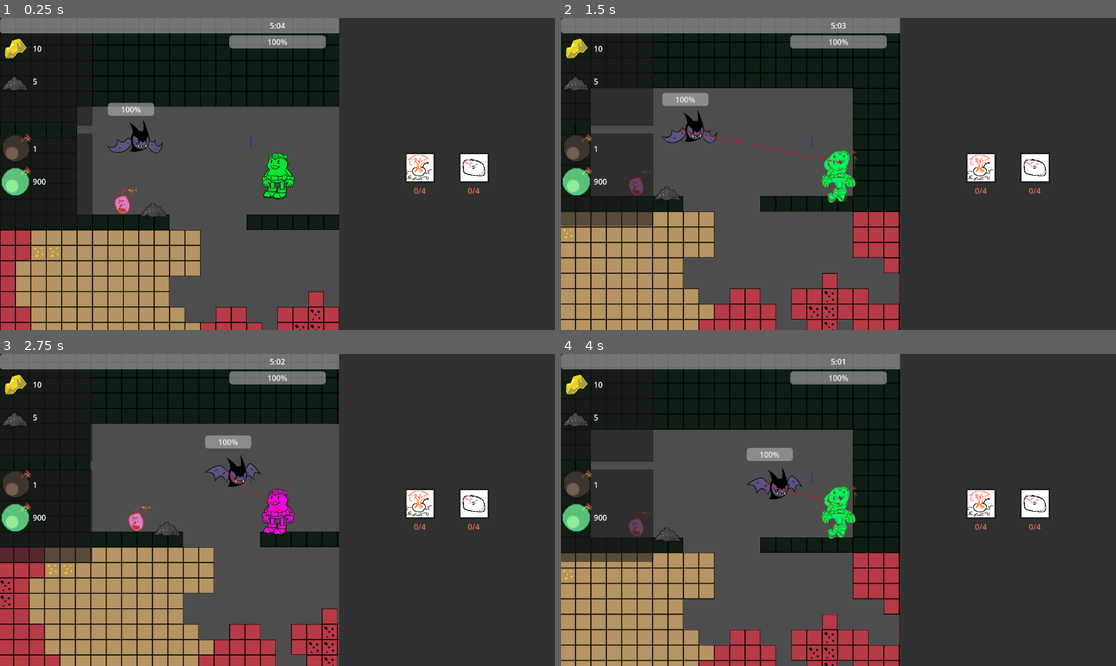
Above: before the commit, frames 1-4 (two rows, left to right).
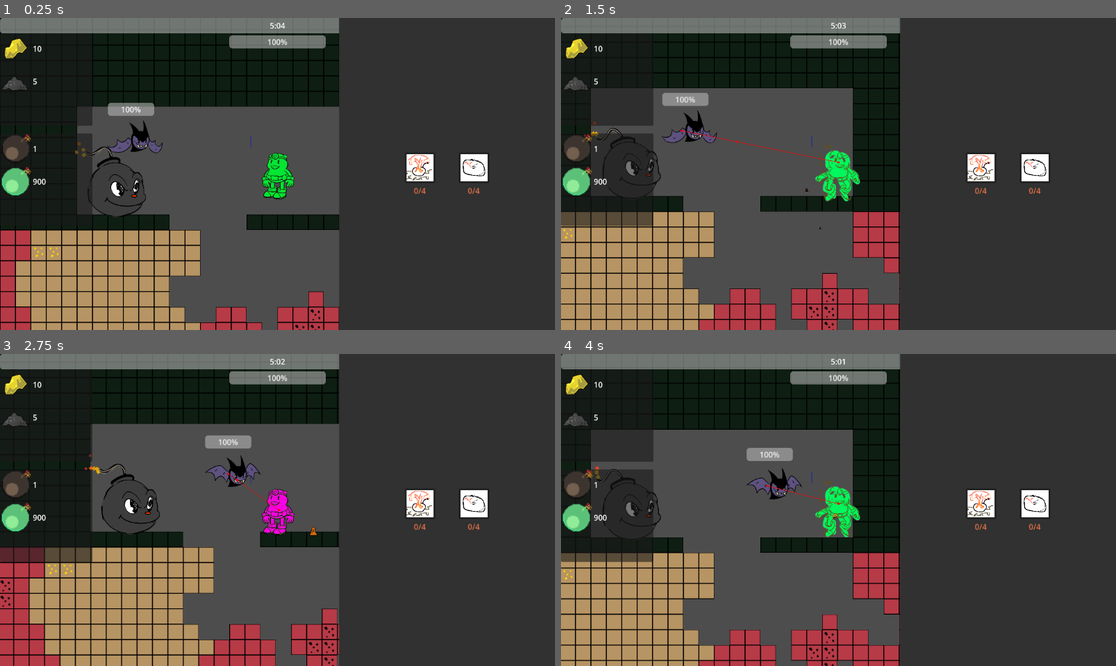
Above: after the commit, the same moments.

Repository: DevFTB/LD57
Game: Godot game, scene res://game.tscn
Same seed, same stepped clock (60 frames per second), same inputs: the game is played once before the commit and once after it. Sound files missing from this copy of the repository are replaced by a short silence.
Inputs (mouse positions are in pixels of both pictures, inside the frame that each line leads up to):
- Up to frame 1 (0.25 s): no input
- Up to frame 2 (1.5 s): move the mouse to (960, 158) at 0.52 s; hold D (move_right) from 0.53 s (still down); right-click (960, 158) at 0.6 s; tap W (jump) at 0.77 s; move the mouse to (727, 189) at 1.27 s; tap E (interact) at 1.35 s
- Up to frame 3 (2.75 s): tap W (jump) at 1.52 s; right-click (166, 525) at 1.55 s; move the mouse to (333, 441) at 2.02 s; release D (move_right) at 2.03 s; hold A (move_left) from 2.03 s (still down); hold 1 (select_bomb_1) from 2.03 s (still down); right-click (333, 441) at 2.3 s
- Up to frame 4 (4 s): move the mouse to (810, 572) at 2.77 s; release A (move_left) at 2.78 s; release 1 (select_bomb_1) at 2.78 s; hold D (move_right) from 2.78 s (still down); tap 2 (select_bomb_2) at 2.85 s; tap W (jump) at 3.02, 3.77 s; right-click (810, 572) at 3.05 s; move the mouse to (1005, 556) at 3.52 s; tap 3 (select_bomb_3) at 3.6 s; right-click (1005, 556) at 3.8 s

The runs differ from the first frame. In frame 1, 0.6% of the frame differs, in the area x 13-31%, y 39-65%; in frame 2, 1.2%, in the area x 4-54%, y 33-68%; in frame 3, 0.7%; in frame 4, 1.2%.

Commit message:
added jetpack particles and moab fuses particles

Diff:
--- a/entities/moab/moab_entity.gd
+++ b/entities/moab/moab_entity.gd
@@ -12,9 +12,14 @@
 
 @onready var player_detector: PlayerDetectorArea2D = $PlayerDetector2D
 @onready var animation_player: AnimationPlayer = $AnimationPlayer
+@onready var path_follow: PathFollow2D = $Path2D/PathFollow2D
 
 func _ready() -> void:
 	player_detector.player_interacted.connect(_on_player_interacted)
+	animation_player.play("idle")
+
+func _physics_process(_delta: float) -> void:
+	path_follow.progress_ratio = 1 - moab_explosion_system.bomb_timer / moab_explosion_system.bomb_max_value
 
 func _on_player_interacted(player: Player) -> void:
 	var player_inventory: Inventory = player.mineral_inventory_component.inventory
--- a/entities/moab/moab_entity.tscn
+++ b/entities/moab/moab_entity.tscn
@@ -1,22 +1,141 @@
-[gd_scene load_steps=6 format=3 uid="uid://bq84mpxun851f"]
+[gd_scene load_steps=14 format=3 uid="uid://bq84mpxun851f"]
 
 [ext_resource type="Script" uid="uid://ce42cdw34mrhe" path="res://entities/moab/moab_entity.gd" id="1_075v3"]
-[ext_resource type="Texture2D" uid="uid://nbpbxi2j8ij" path="res://entities/moab/texture_moab.png" id="2_kilkt"]
+[ext_resource type="Texture2D" uid="uid://b8vkgx0epv747" path="res://entities/moab/moab idle.png" id="2_3f07h"]
 [ext_resource type="PackedScene" uid="uid://bhol6hs31mkio" path="res://world/detectors/player_detector_2d.tscn" id="3_exw8j"]
 
 [sub_resource type="Animation" id="Animation_dgwo1"]
 resource_name = "consume"
 
+[sub_resource type="Animation" id="Animation_3f07h"]
+resource_name = "idle"
+length = 0.5
+loop_mode = 1
+tracks/0/type = "value"
+tracks/0/imported = false
+tracks/0/enabled = true
+tracks/0/path = NodePath("Sprite:hframes")
+tracks/0/interp = 1
+tracks/0/loop_wrap = true
+tracks/0/keys = {
+"times": PackedFloat32Array(0),
+"transitions": PackedFloat32Array(1),
+"update": 1,
+"values": [2]
+}
+tracks/1/type = "value"
+tracks/1/imported = false
+tracks/1/enabled = true
+tracks/1/path = NodePath("Sprite:vframes")
+tracks/1/interp = 1
+tracks/1/loop_wrap = true
+tracks/1/keys = {
+"times": PackedFloat32Array(0),
+"transitions": PackedFloat32Array(1),
+"update": 1,
+"values": [1]
+}
+tracks/2/type = "value"
+tracks/2/imported = false
+tracks/2/enabled = true
+tracks/2/path = NodePath("Sprite:frame")
+tracks/2/interp = 1
+tracks/2/loop_wrap = true
+tracks/2/keys = {
+"times": PackedFloat32Array(0, 0.3),
+"transitions": PackedFloat32Array(1, 1),
+"update": 1,
+"values": [0, 1]
+}
+
+[sub_resource type="Animation" id="Animation_v21hs"]
+length = 0.001
+tracks/0/type = "value"
+tracks/0/imported = false
+tracks/0/enabled = true
+tracks/0/path = NodePath("Sprite:hframes")
+tracks/0/interp = 1
+tracks/0/loop_wrap = true
+tracks/0/keys = {
+"times": PackedFloat32Array(0),
+"transitions": PackedFloat32Array(1),
+"update": 1,
+"values": [2]
+}
+tracks/1/type = "value"
+tracks/1/imported = false
+tracks/1/enabled = true
+tracks/1/path = NodePath("Sprite:vframes")
+tracks/1/interp = 1
+tracks/1/loop_wrap = true
+tracks/1/keys = {
+"times": PackedFloat32Array(0),
+"transitions": PackedFloat32Array(1),
+"update": 1,
+"values": [1]
+}
+tracks/2/type = "value"
+tracks/2/imported = false
+tracks/2/enabled = true
+tracks/2/path = NodePath("Sprite:frame")
+tracks/2/interp = 1
+tracks/2/loop_wrap = true
+tracks/2/keys = {
+"times": PackedFloat32Array(0),
+"transitions": PackedFloat32Array(1),
+"update": 1,
+"values": [0]
+}
+
 [sub_resource type="AnimationLibrary" id="AnimationLibrary_hndvo"]
 _data = {
-&"consume": SubResource("Animation_dgwo1")
+&"RESET": SubResource("Animation_v21hs"),
+&"consume": SubResource("Animation_dgwo1"),
+&"idle": SubResource("Animation_3f07h")
 }
+
+[sub_resource type="Curve2D" id="Curve2D_3f07h"]
+_data = {
+"points": PackedVector2Array(-1.62441, 0, 0.101526, 0, 65, -68, 7.98657, 2.66972, -7.98657, -2.66972, 48, -64, 0, 0, 0, 0, 40, -72, -2.03051, -0.406102, 2.03051, 0.406102, 32, -80, -6.49763, 4.46712, 6.49763, -4.46712, 24, -80, 0, 0, 0, 0, 16, -72, 0, 0, 0, 0, 8, -64)
+}
+point_count = 7
+
+[sub_resource type="Gradient" id="Gradient_yqrof"]
+offsets = PackedFloat32Array(0.0213675, 0.277778, 0.457265, 0.649573, 0.752137)
+colors = PackedColorArray(0.866667, 0.694118, 0.0666667, 1, 0.866467, 0.617401, 0.0665676, 1, 0.865655, 0.305739, 0.0661652, 1, 0.891002, 0.21752, 0.261955, 1, 0.171824, 0.0676239, 0.001577, 1)
+
+[sub_resource type="GradientTexture1D" id="GradientTexture1D_3f07h"]
+gradient = SubResource("Gradient_yqrof")
+
+[sub_resource type="Curve" id="Curve_3f07h"]
+_data = [Vector2(0, 1), 0.0, 0.0, 0, 0, Vector2(0.984615, 0), -3.14274, 0.0, 0, 0]
+point_count = 2
+
+[sub_resource type="CurveTexture" id="CurveTexture_v21hs"]
+curve = SubResource("Curve_3f07h")
+
+[sub_resource type="ParticleProcessMaterial" id="ParticleProcessMaterial_3f07h"]
+particle_flag_disable_z = true
+emission_shape = 1
+emission_sphere_radius = 4.0
+angle_min = -251.3
+angle_max = 96.6
+direction = Vector3(1, -1, 0)
+initial_velocity_min = 50.34
+initial_velocity_max = 117.45
+gravity = Vector3(0, 0, 0)
+scale_min = 6.0
+scale_max = 8.0
+scale_curve = SubResource("CurveTexture_v21hs")
+color_ramp = SubResource("GradientTexture1D_3f07h")
 
 [node name="BombTimer" type="Node2D"]
 script = ExtResource("1_075v3")
 
 [node name="Sprite" type="Sprite2D" parent="."]
-texture = ExtResource("2_kilkt")
+scale = Vector2(0.265, 0.265)
+texture = ExtResource("2_3f07h")
+hframes = 2
 
 [node name="PlayerDetector2D" parent="." instance=ExtResource("3_exw8j")]
 
@@ -24,3 +143,14 @@
 libraries = {
 &"": SubResource("AnimationLibrary_hndvo")
 }
+
+[node name="Path2D" type="Path2D" parent="."]
+curve = SubResource("Curve2D_3f07h")
+
+[node name="PathFollow2D" type="PathFollow2D" parent="Path2D"]
+position = Vector2(65, -68)
+rotates = false
+
+[node name="GPUParticles2D" type="GPUParticles2D" parent="Path2D/PathFollow2D"]
+lifetime = 0.6
+process_material = SubResource("ParticleProcessMaterial_3f07h")
--- a/entities/player/jetpack.gd
+++ b/entities/player/jetpack.gd
@@ -2,7 +2,7 @@
 class_name Jetpack
 
 enum JetpackState {
-    OFF, ON
+	OFF, ON
 }
 
 ## The current amount of fuel in the jetpack.
@@ -21,30 +21,36 @@
 
 @onready var player: Player = get_parent()
 
+@onready var particles: GPUParticles2D = $GPUParticles2D
+
+func _ready() -> void:
+	particles.emitting = false
+
 func handle_action(key: StringName) -> void:
-    # Take control when traverse action is pressed.
-    if Input.is_action_just_pressed(key):
-        state = JetpackState.ON
-        player.current_movement_state = Player.MovementState.JETPACK
-
-    elif Input.is_action_just_released(key):
-        state = JetpackState.OFF
-        player.current_movement_state = Player.MovementState.FREE
+	# Take control when traverse action is pressed.
+	if Input.is_action_just_pressed(key):
+		state = JetpackState.ON
+		player.current_movement_state = Player.MovementState.JETPACK
+		particles.emitting = true
+	elif Input.is_action_just_released(key):
+		state = JetpackState.OFF
+		player.current_movement_state = Player.MovementState.FREE
+		particles.emitting = false
 
 func _physics_process(delta: float) -> void:
-    # Burn fuel when on.
-    if state == JetpackState.ON:
-        fuel = move_toward(fuel, 0, fuel_burn_rate * delta)
+	# Burn fuel when on.
+	if state == JetpackState.ON:
+		fuel = move_toward(fuel, 0, fuel_burn_rate * delta)
 
 ## Calculates the velocity for the player when it's using this traversal method.
 func calculate_frame_velocity(delta: float) -> Vector2:
-    if state == JetpackState.ON and not is_zero_approx(fuel):
-        var jetpack_thrust := Vector2.UP * acceleration * delta
-        var new_frame_velocity = jetpack_thrust + player._frame_velocity
-        new_frame_velocity = new_frame_velocity.limit_length(maximum_speed)
-        return new_frame_velocity
-    else:
-        return Vector2()
+	if state == JetpackState.ON and not is_zero_approx(fuel):
+		var jetpack_thrust := Vector2.UP * acceleration * delta
+		var new_frame_velocity = jetpack_thrust + player._frame_velocity
+		new_frame_velocity = new_frame_velocity.limit_length(maximum_speed)
+		return new_frame_velocity
+	else:
+		return Vector2()
 
 func add_fuel(amount: float) -> void:
-    fuel += amount
+	fuel += amount
--- a/entities/player/player.tscn
+++ b/entities/player/player.tscn
@@ -1,9 +1,10 @@
-[gd_scene load_steps=57 format=3 uid="uid://be4tedtvsf8on"]
+[gd_scene load_steps=63 format=3 uid="uid://be4tedtvsf8on"]
 
 [ext_resource type="Script" uid="uid://uex2tapn1k1y" path="res://entities/player/player.gd" id="1_merdl"]
 [ext_resource type="Texture2D" uid="uid://o2j8sch5klsg" path="res://entities/player/animations/idle.png" id="2_7thud"]
 [ext_resource type="Script" uid="uid://3o156l3yjpoa" path="res://entities/player/inventory_component.gd" id="2_sglur"]
 [ext_resource type="Resource" uid="uid://ctoa5b8j1n1x3" path="res://entities/player/player_inventory.tres" id="3_sglur"]
+[ext_resource type="Texture2D" uid="uid://c7tla5tuusbhm" path="res://entities/player/particles/jetpack_particles.png" id="3_yqrof"]
 [ext_resource type="Resource" uid="uid://diae5nc080sux" path="res://entities/player/player_bomb_inventory.tres" id="4_bls4j"]
 [ext_resource type="PackedScene" uid="uid://bdhnok20thjuo" path="res://entities/common/health_component.tscn" id="5_fkugw"]
 [ext_resource type="PackedScene" uid="uid://eenrl1ayi2xr" path="res://entities/common/hurtbox_component.tscn" id="6_8fjmc"]
@@ -26,6 +27,34 @@
 _data = [Vector2(0, 0.00563121), 0.0, 0.795495, 0, 1, Vector2(1.25, 1), 0.795495, 0.0, 1, 0, Vector2(5, 1), 0.0, 0.0, 0, 0]
 point_count = 3
 
+[sub_resource type="Gradient" id="Gradient_yqrof"]
+offsets = PackedFloat32Array(0.0213675, 0.277778, 0.457265, 0.649573, 0.752137)
+colors = PackedColorArray(0.866667, 0.694118, 0.0666667, 1, 0.866467, 0.617401, 0.0665676, 1, 0.865655, 0.305739, 0.0661652, 1, 0.891002, 0.21752, 0.261955, 1, 0.171824, 0.0676239, 0.001577, 1)
+
+[sub_resource type="GradientTexture1D" id="GradientTexture1D_3wlsy"]
+gradient = SubResource("Gradient_yqrof")
+
+[sub_resource type="Curve" id="Curve_gx6sm"]
+_data = [Vector2(0, 1), 0.0, 0.0, 0, 0, Vector2(1, 0), -1.8176, 0.0, 0, 0]
+point_count = 2
+
+[sub_resource type="CurveTexture" id="CurveTexture_yqrof"]
+curve = SubResource("Curve_gx6sm")
+
+[sub_resource type="ParticleProcessMaterial" id="ParticleProcessMaterial_gx6sm"]
+particle_flag_disable_z = true
+emission_shape_scale = Vector3(10, 1, 1)
+emission_shape = 3
+emission_box_extents = Vector3(1, 1, 1)
+direction = Vector3(0, 1, 0)
+spread = 20.0
+initial_velocity_max = 171.14
+gravity = Vector3(0, 0, 0)
+scale_min = 0.4
+scale_max = 0.4
+scale_curve = SubResource("CurveTexture_yqrof")
+color_ramp = SubResource("GradientTexture1D_3wlsy")
+
 [sub_resource type="CapsuleShape2D" id="CapsuleShape2D_mwb40"]
 radius = 30.0
 height = 90.0
@@ -220,7 +249,7 @@
 "times": PackedFloat32Array(0),
 "transitions": PackedFloat32Array(1),
 "update": 1,
-"values": [2]
+"values": [3]
 }
 
 [sub_resource type="Animation" id="Animation_a1qjk"]
@@ -736,6 +765,15 @@
 maximum_throw_hold_time = 5.0
 traversal_method = 2
 
+[node name="Jetpack" type="Node2D" parent="."]
+script = ExtResource("10_wvtmh")
+
+[node name="GPUParticles2D" type="GPUParticles2D" parent="Jetpack"]
+position = Vector2(0, 16)
+amount = 16
+texture = ExtResource("3_yqrof")
+process_material = SubResource("ParticleProcessMaterial_gx6sm")
+
 [node name="Sprite2D" type="Sprite2D" parent="."]
 position = Vector2(0, -40)
 scale = Vector2(0.4, 0.4)
@@ -793,9 +831,6 @@
 wait_time = 2.0
 one_shot = true
 
-[node name="Jetpack" type="Node2D" parent="."]
-script = ExtResource("10_wvtmh")
-
 [node name="AnimationPlayer" type="AnimationPlayer" parent="."]
 libraries = {
 &"": SubResource("AnimationLibrary_bectd")
--- a/game.tscn
+++ b/game.tscn
@@ -18,7 +18,6 @@
 [ext_resource type="PackedScene" uid="uid://df3b6w0eshfhw" path="res://ui/upgrade/upgrade_button.tscn" id="9_215e1"]
 [ext_resource type="PackedScene" uid="uid://62qa0lv1bhdx" path="res://entities/enemies/bat/bat.tscn" id="9_qhcbd"]
 [ext_resource type="Script" uid="uid://1x04lpb258os" path="res://world/detectors/player_detector_area_2d.gd" id="9_rvswv"]
-[ext_resource type="PackedScene" uid="uid://bkh5wheo7tg4h" path="res://entities/item/item_entity.tscn" id="11_hb5m1"]
 [ext_resource type="Script" path="res://systems/depth_label.gd" id="12_e36ub"]
 [ext_resource type="PackedScene" uid="uid://787nmru65xmp" path="res://ui/health/health_bar.tscn" id="14_215e1"]
 [ext_resource type="Script" uid="uid://b3r1glubcsdwt" path="res://ui/upgrade/upgrade_gui.gd" id="14_e8heu"]
@@ -67,8 +66,14 @@
 fall_acceleration = 550
 
 [node name="MoabEntity" parent="World" node_paths=PackedStringArray("moab_explosion_system") instance=ExtResource("4_j5wjh")]
-position = Vector2(-192, -3256)
+position = Vector2(-208, -3288)
 moab_explosion_system = NodePath("../../MoabExplosionSystem")
+
+[node name="Sprite" parent="World/MoabEntity" index="0"]
+flip_h = true
+
+[node name="Path2D" parent="World/MoabEntity" index="3"]
+scale = Vector2(-1, 1)
 
 [node name="Bat" parent="World" instance=ExtResource("9_qhcbd")]
 position = Vector2(-176, -3384)
@@ -83,9 +88,6 @@
 [node name="CollisionShape2D" type="CollisionShape2D" parent="World/SpawnAreaPlayerDetector"]
 position = Vector2(12, -16)
 shape = SubResource("RectangleShape2D_rvswv")
-
-[node name="ItemEntity" parent="World" instance=ExtResource("11_hb5m1")]
-position = Vector2(-128, -3256)
 
 [node name="GUI" type="CanvasLayer" parent="."]
 
@@ -216,3 +218,4 @@
 [connection signal="depth_changed" from="World/Player" to="Music" method="_on_player_depth_changed"]
 
 [editable path="World/Player"]
+[editable path="World/MoabEntity"]
Binary file added: entities/moab/moab idle.png
Not shown, added: entities/moab/moab idle.png.import
Binary file added: entities/player/particles/jetpack_particles.png
Not shown, added: entities/player/particles/jetpack_particles.png.import
Not shown: 1 places in game.tscn that only renumber resources
